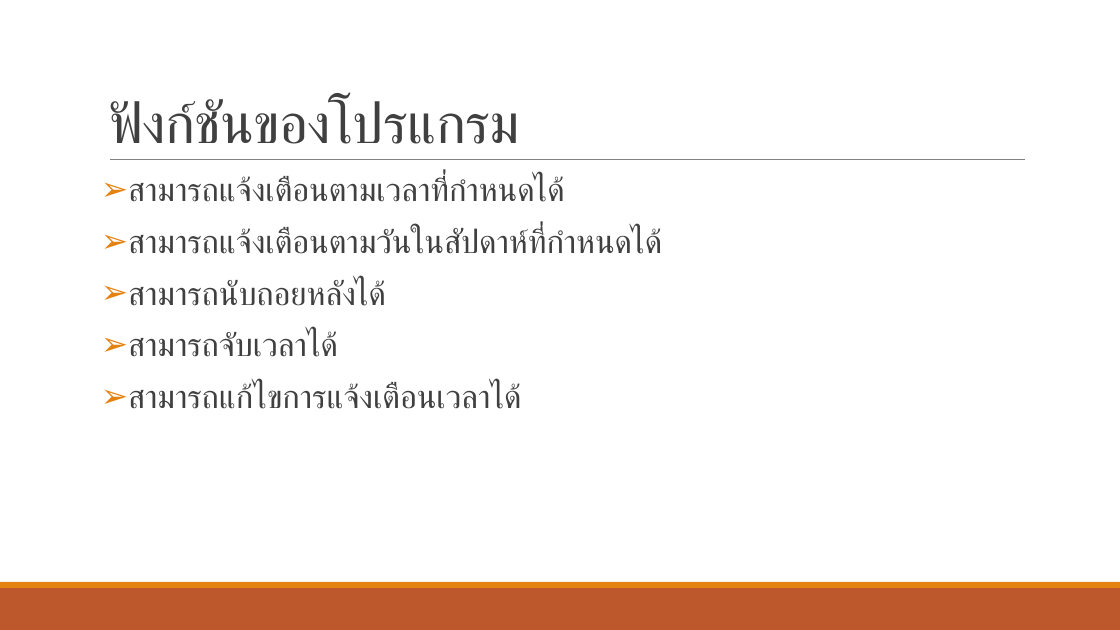
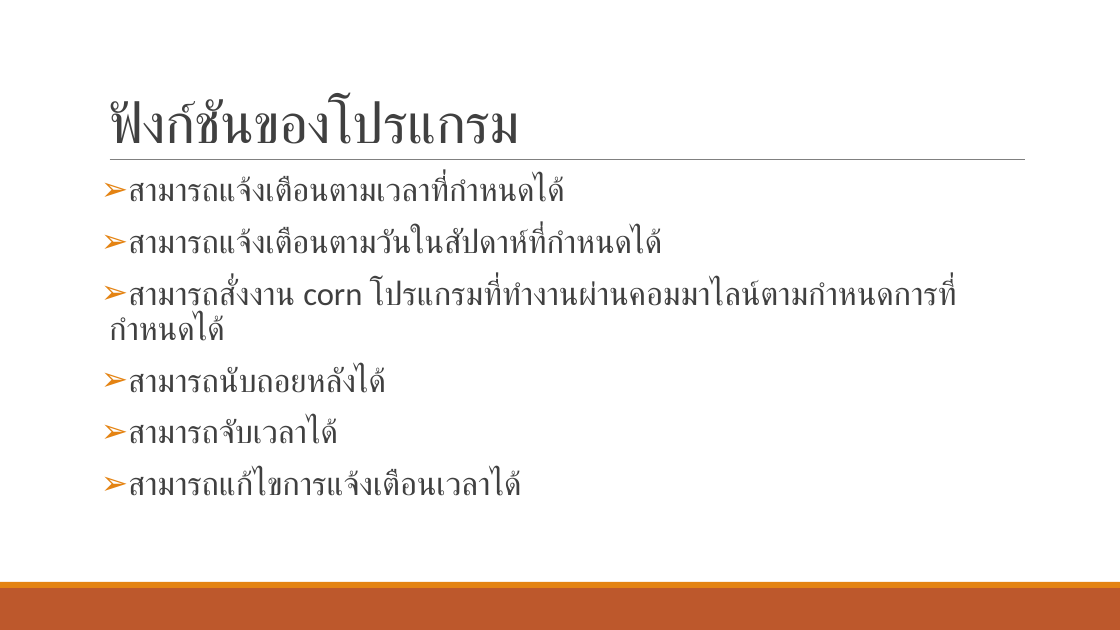
Before and after one commit to wannaphong/timenone, a slide deck: slide 4 of งานนำเสนอ.pptx. Drawn at 1120x630 pixels with LibreOffice and Linux fonts; fonts in the diff are those of the drawing. Boxes give left, top, right and bottom in pixels: in the first picture for what was removed or moved away, otherwise in the second. Text is boxed around its words. In the diff, an @@ line names an element or a change of style, - is before the commit and + after.

```diff
--- a/งานนำเสนอ.pptx
+++ b/งานนำเสนอ.pptx
@@ text at [109,279,956,341]: paragraph added @@
+➢ สามารถสั่งงาน corn โปรแกรมที่ทำงานผ่านคอมมาไลน์ตามกำหนดการที่กำหนดได้
```
Also in this commit, not shown: 2 other slides changed.
